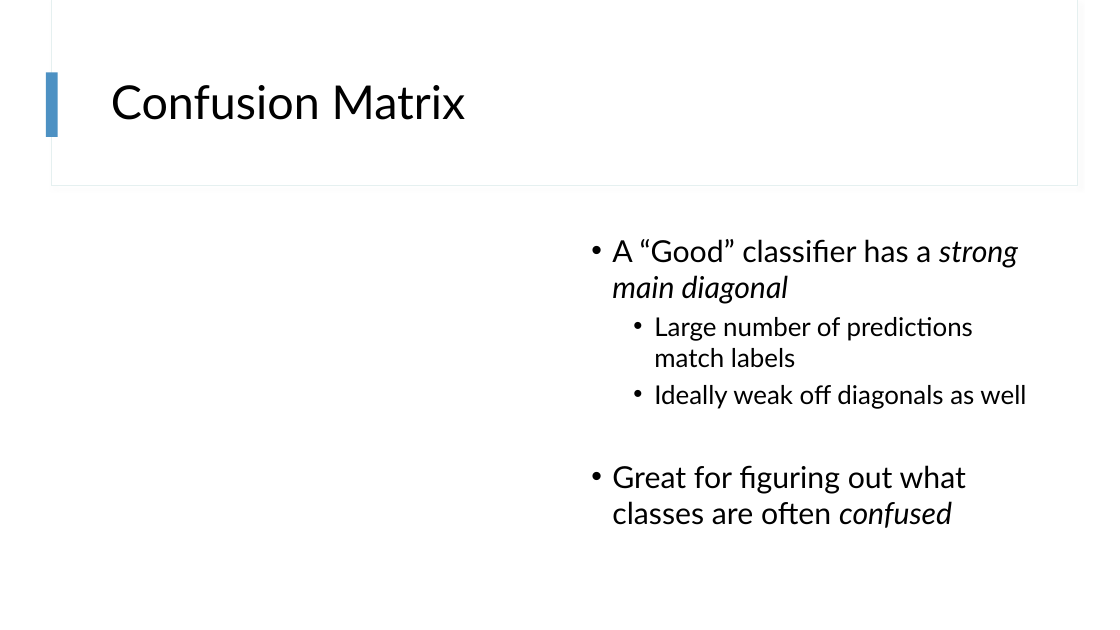
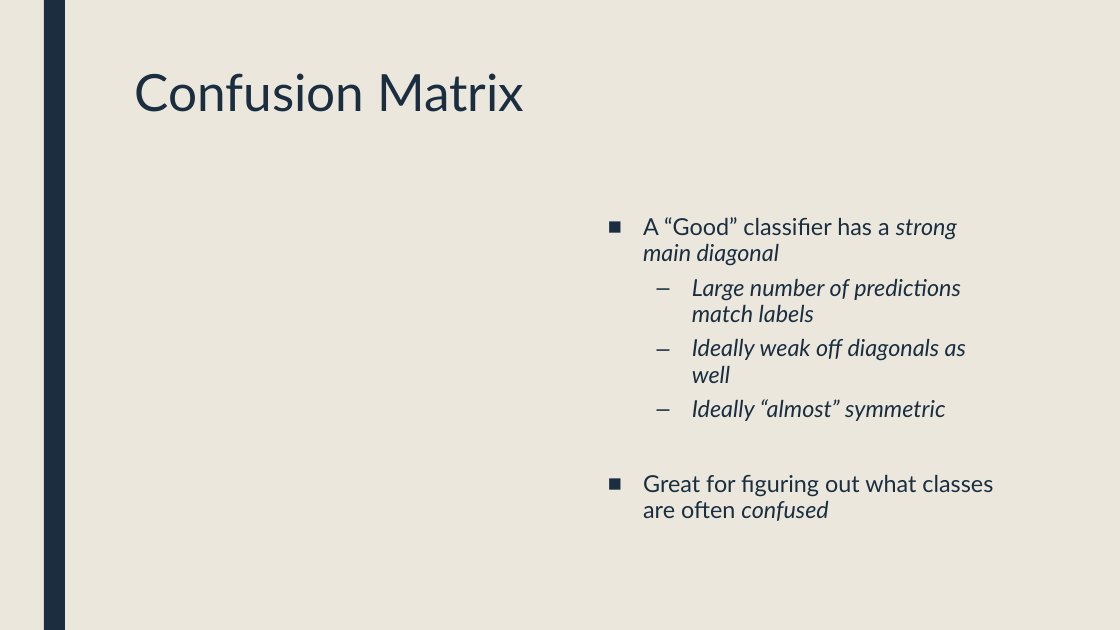
Before and after one commit to landonbuell/Buell-Senior-Thesis, a slide deck: slide 11 of Presentations/8_Jan_2020.pptx (slide 9 before the commit). Drawn at 1120x630 pixels with LibreOffice and Linux fonts; fonts in the diff are those of the drawing; grey boxes stand for pictures. Boxes give left, top, right and bottom in pixels: in the first picture for what was removed or moved away, otherwise in the second. Text is boxed around its words. In the diff, an @@ line names an element or a change of style, - is before the commit and + after.

Commit message:
4 Jan 2020
- Reran Frequency Classifier Again
- Updated Slide Show for Jan 8th

```diff
--- a/Presentations/8_Jan_2020.pptx
+++ b/Presentations/8_Jan_2020.pptx
@@ background #FFFFFF to #EBE7DD @@
@@ rectangle added at [44, 0, 65, 630], fill #1A2E40 @@
@@ rectangle removed at [51, 0, 1077, 186] @@
@@ rectangle removed at [52, 0, 1077, 185] @@
@@ rectangle removed at [46, 72, 58, 137] @@
@@ title "Confusion Matrix": place and size @@
-title "Confusion Matrix" at [111, 85, 466, 120]
+title "Confusion Matrix" at [134, 73, 524, 112]
@@ title "Confusion Matrix" at [134, 73, 524, 112]: size 40 to 44 pt, text colour #000000 to #1A2E40; line spacing 0.9 to 0.89; vertical alignment middle to top @@
@@ text "A “Good” classifier has a ...": place and size @@
-text "A “Good” classifier has a ..." at [612, 239, 1026, 528]
+text "A “Good” classifier has a ..." at [643, 217, 993, 521]
@@ text at [643, 217, 993, 521]: size 25.9 to 20 pt in "A “Good” classifier has a strong main ...", "Great for figuring out what classes are ..."; text colour #000000 to #1A2E40 in "A “Good” classifier has a strong main ...", "Large number of predictions match labels", "Ideally weak off diagonals as well", "Great for figuring out what classes are ..."; size 22.2 to 20 pt, italic on in "Large number of predictions match labels", "Ideally weak off diagonals as well"; bullet • to ■; line spacing 1 to 0.94; more space between paragraphs; bullet • to – @@
@@ text at [692, 399, 946, 421]: paragraph added @@
+  – Ideally “almost” symmetric
```
Also in this commit, not shown: 9 other slides changed, 29 slides added, 2 other files.
